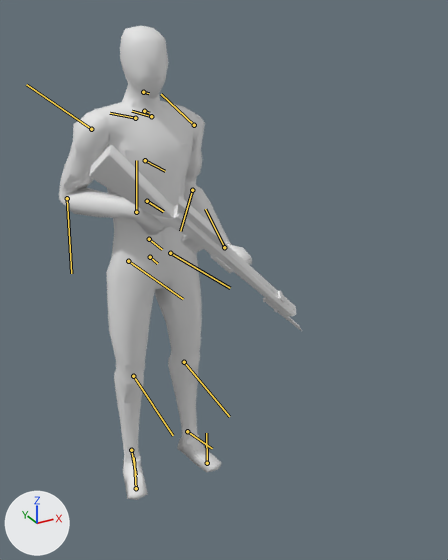
Two versions of the FBX model Assets/_Models/Character/Body/MSH_anim_BS_weapon.fbx, one commit apart.
The view is the same before and after, from a 50 mm camera at (-0.8, -2.04, 1.8) aimed at (0.15, -0.31, 0.94). The lights are fixed; the arrows at lower left show +X, +Y and +Z. Both versions are drawn at frame 145 of the action 'Take 001'; the numbers are the values there. The bones that bend it are drawn over the model as lines.

Names of what the first picture shows: 'Canon&Corps', 'Crosse', 'Viseur&Stabilisateur', 'corps003', 'manche'.
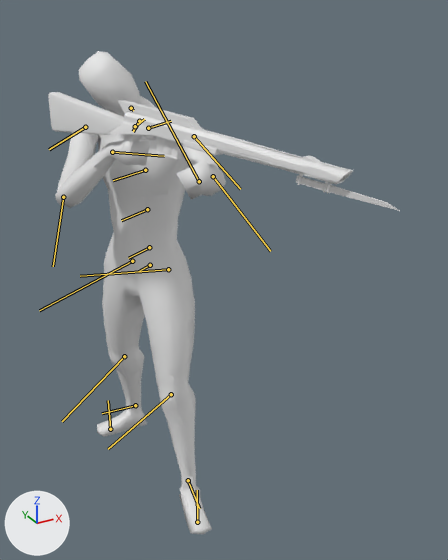
Commit message: anim bs final

Pixel boxes [x1, y1, x2, y2] of what changed, in the pictures (448 x 560 px):
'corps003', posed (11% narrower): before [59, 26, 252, 500]; after [55, 51, 226, 534]
'Canon&Corps', posed (68% wider, 34% shorter): before [150, 205, 296, 316]; after [107, 111, 353, 184]
'Crosse', posed: before [89, 145, 175, 218]; after [48, 92, 124, 135]
'Viseur&Stabilisateur', posed (70% wider, 47% shorter): before [177, 195, 226, 251]; after [118, 100, 202, 129]
'Box002', posed (162% wider): before [263, 298, 302, 331]; after [296, 176, 400, 211]
'Chargeur', posed: before [181, 236, 203, 254]; after [155, 137, 183, 160]
'neon011', posed (107% wider, 26% shorter): before [226, 261, 283, 310]; after [200, 138, 319, 174]
'neon012', posed (100% wider, 37% shorter): before [228, 249, 277, 294]; after [202, 130, 301, 158]
'neon013', posed: before [285, 299, 295, 310]; after [321, 162, 348, 170]
'Box004', posed (not visible before): after [297, 175, 303, 185]
bone 'Bip001 Neck', root to tip: before (144, 111) to (149, 113); after (139, 121) to (133, 131)
bone 'Bip001 L Clavicle', root to tip: before (151, 116) to (132, 111); after (148, 128) to (171, 121)
bone 'Bip001 L UpperArm', root to tip: before (194, 125) to (161, 94); after (194, 136) to (240, 189)
bone 'Bip001 L Forearm', root to tip: before (192, 190) to (180, 231); after (213, 176) to (270, 251)
bone 'Bip001 L Hand', root to tip: before (224, 247) to (205, 209); after (199, 181) to (145, 81)
bone 'Bip001 R Clavicle', root to tip: before (135, 118) to (110, 113); after (135, 126) to (144, 119)
bone 'Bip001 R UpperArm', root to tip: before (91, 129) to (26, 84); after (85, 127) to (49, 149)
bone 'Bip001 R Forearm', root to tip: before (67, 198) to (71, 273); after (63, 197) to (53, 266)
bone 'Bip001 R Hand', root to tip: before (136, 212) to (136, 160); after (112, 152) to (164, 156)
bone 'Bip001 Head', root to tip: before (143, 92) to (149, 93); after (131, 108) to (133, 110)
bone 'Bip001 L Thigh', root to tip: before (170, 253) to (230, 288); after (168, 269) to (80, 276)
bone 'Bip001 L Calf', root to tip: before (184, 362) to (229, 416); after (171, 394) to (108, 449)
bone 'Bip001 L Foot', root to tip: before (187, 431) to (212, 448); after (188, 480) to (199, 508)
bone 'Bip001 R Thigh', root to tip: before (128, 261) to (183, 299); after (132, 261) to (39, 310)
bone 'Bip001 R Calf', root to tip: before (133, 376) to (173, 435); after (124, 356) to (62, 421)
bone 'Bip001 R Foot', root to tip: before (131, 450) to (136, 475); after (135, 405) to (102, 413)

Edits to the bpy script that builds the scene:
```text
Change bone_rig_object:
    where bone_rig_object = bpy.data.objects['Bip001']  # the whole rig 'Bip001'
    bone_rig_object.location: (0.0, 0.0, 0.941) -> (0.0, 0.0, 0.908)
    bone_rig_object.rotation_euler: (0.0, 0.0, -1.571) -> (0.0, 0.0, -2.618)  # degrees (0, 0, -90) -> degrees (0, 0, -150)
Change bone_bip001_neck:
    where bone_bip001_neck = bpy.data.objects['Bip001'].pose.bones['Bip001 Neck']  # child of 'Bip001 Spine2'
    bone_bip001_neck.rotation_quaternion: (1.0, 0.0, 0.0, 0.0) -> (0.94, 0.0, 0.0, 0.342)  # degrees (0, 0, 0) -> degrees (0, 0, 40)
Change bone_bip001_l_clavicle:
    where bone_bip001_l_clavicle = bpy.data.objects['Bip001'].pose.bones['Bip001 L Clavicle']  # child of 'Bip001 Neck'
    bone_bip001_l_clavicle.location: (0.0, 0.0, 0.0) -> (0.0, -0.016, -0.001)
    bone_bip001_l_clavicle.rotation_quaternion: (0.995, -0.008, 0.085, 0.046) -> (0.939, -0.344, 0.014, 0.015)  # degrees (0, 10, 5) -> degrees (-40, 2, 1)
Change bone_bip001_l_upperarm:
    where bone_bip001_l_upperarm = bpy.data.objects['Bip001'].pose.bones['Bip001 L UpperArm']  # child of 'Bip001 L Clavicle'
    bone_bip001_l_upperarm.rotation_quaternion: (0.802, 0.079, 0.589, 0.059) -> (0.824, -0.371, 0.254, -0.344)  # degrees (34, 69, 32) -> degrees (-53, 9, -50)
Change bone_bip001_l_forearm:
    where bone_bip001_l_forearm = bpy.data.objects['Bip001'].pose.bones['Bip001 L Forearm']  # child of 'Bip001 L UpperArm'
    bone_bip001_l_forearm.rotation_quaternion: (0.842, 0.0, 0.0, -0.54) -> (0.968, 0.0, 0.0, -0.25)  # degrees (0, 0, -65) -> degrees (0, 0, -29)
Change bone_bip001_l_hand:
    where bone_bip001_l_hand = bpy.data.objects['Bip001'].pose.bones['Bip001 L Hand']  # child of 'Bip001 L Forearm'
    bone_bip001_l_hand.rotation_quaternion: (0.832, -0.543, 0.1, 0.049) -> (0.642, -0.767, 0.001, 0.018)  # degrees (-66, 13, -2) -> degrees (-100, 2, 1)
Change bone_bip001_r_clavicle:
    where bone_bip001_r_clavicle = bpy.data.objects['Bip001'].pose.bones['Bip001 R Clavicle']  # child of 'Bip001 Neck'
    bone_bip001_r_clavicle.location: (0.0, 0.0, 0.0) -> (0.0, -0.016, 0.001)
    bone_bip001_r_clavicle.rotation_quaternion: (0.991, -0.011, 0.0, -0.13) -> (0.915, 0.321, 0.098, -0.223)  # degrees (-1, 0, -15) -> degrees (35, 19, -21)
Change bone_bip001_r_upperarm:
    where bone_bip001_r_upperarm = bpy.data.objects['Bip001'].pose.bones['Bip001 R UpperArm']  # child of 'Bip001 R Clavicle'
    bone_bip001_r_upperarm.rotation_quaternion: (0.73, -0.253, -0.635, 0.006) -> (0.738, 0.024, -0.451, -0.502)  # degrees (-80, -68, 59) -> degrees (39, -40, -83)
Change bone_bip001_r_forearm:
    where bone_bip001_r_forearm = bpy.data.objects['Bip001'].pose.bones['Bip001 R Forearm']  # child of 'Bip001 R UpperArm'
    bone_bip001_r_forearm.rotation_quaternion: (0.571, 0.0, 0.0, -0.821) -> (0.617, 0.0, 0.0, -0.787)  # degrees (0, 0, -110) -> degrees (0, 0, -104)
Change bone_bip001_r_hand:
    where bone_bip001_r_hand = bpy.data.objects['Bip001'].pose.bones['Bip001 R Hand']  # child of 'Bip001 R Forearm'
    bone_bip001_r_hand.rotation_quaternion: (0.851, 0.073, 0.336, 0.396) -> (0.903, 0.25, 0.264, 0.23)  # degrees (27, 31, 58) -> degrees (38, 21, 36)
Change bone_bip001_head:
    where bone_bip001_head = bpy.data.objects['Bip001'].pose.bones['Bip001 Head']  # child of 'Bip001 Neck'
    bone_bip001_head.rotation_quaternion: (1.0, 0.0, 0.0, 0.0) -> (0.858, 0.473, 0.146, -0.137)  # degrees (0, 0, 0) -> degrees (57, 22, -6)
Change bone_bip001_l_thigh:
    where bone_bip001_l_thigh = bpy.data.objects['Bip001'].pose.bones['Bip001 L Thigh']  # child of 'Bip001 Spine'
    bone_bip001_l_thigh.rotation_quaternion: (1.0, 0.001, 0.018, -0.006) -> (0.991, -0.008, 0.091, 0.101)  # degrees (0, 2, -1) -> degrees (0, 10, 12)
Change bone_bip001_l_calf:
    where bone_bip001_l_calf = bpy.data.objects['Bip001'].pose.bones['Bip001 L Calf']  # child of 'Bip001 L Thigh'
    bone_bip001_l_calf.rotation_quaternion: (1.0, 0.0, 0.0, 0.014) -> (0.999, 0.0, 0.0, -0.037)  # degrees (0, 0, 2) -> degrees (0, 0, -4)
Change bone_bip001_l_foot:
    where bone_bip001_l_foot = bpy.data.objects['Bip001'].pose.bones['Bip001 L Foot']  # child of 'Bip001 L Calf'
    bone_bip001_l_foot.rotation_quaternion: (0.991, -0.131, -0.017, -0.01) -> (0.909, -0.403, -0.054, -0.096)  # degrees (-15, -2, -1) -> degrees (-47, -10, -8)
Change bone_bip001_r_thigh:
    where bone_bip001_r_thigh = bpy.data.objects['Bip001'].pose.bones['Bip001 R Thigh']  # child of 'Bip001 Spine'
    bone_bip001_r_thigh.rotation_quaternion: (1.0, -0.001, -0.018, -0.006) -> (0.994, 0.006, -0.09, -0.067)  # degrees (0, -2, -1) -> degrees (1, -10, -8)
Change bone_bip001_r_calf:
    where bone_bip001_r_calf = bpy.data.objects['Bip001'].pose.bones['Bip001 R Calf']  # child of 'Bip001 R Thigh'
    bone_bip001_r_calf.rotation_quaternion: (1.0, 0.0, 0.0, 0.014) -> (0.999, 0.0, 0.0, -0.053)  # degrees (0, 0, 2) -> degrees (0, 0, -6)
Change bone_bip001_r_foot:
    where bone_bip001_r_foot = bpy.data.objects['Bip001'].pose.bones['Bip001 R Foot']  # child of 'Bip001 R Calf'
    bone_bip001_r_foot.rotation_quaternion: (0.991, 0.131, 0.017, -0.01) -> (0.949, 0.277, 0.12, 0.087)  # degrees (15, 2, -1) -> degrees (34, 10, 14)
```
